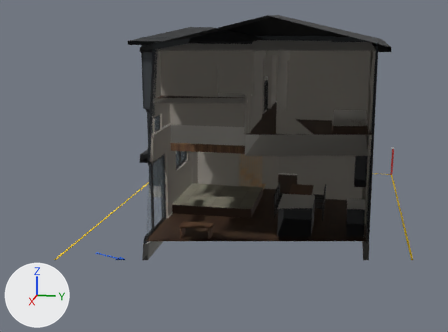
Renders of the glTF model U_22.glb from each side of a commit.
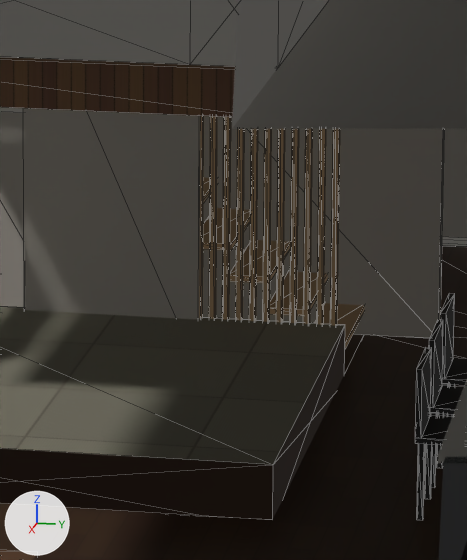
Each version appears first whole from a 50 mm lens placed at (20.2, 3.37, 7.06), pointed at (-0.29, -0.73, 1.94), and next in a close-up on the part from 46% to 63% of the width and 41% to 68% of the height. Lighting does not change. The marker at lower left points along +X, +Y and +Z. The older version's two pictures come first. The close-ups show mesh edges as thin lines. Everything nearer to the camera than a plane just in front of the edit is cut away. Vertices at exactly the same position are counted once.

Names of what the first close-up shows: 'ceiling', 'chair', 'counter', 'floor', 'kitchen', 'riser', 'tatami', 'tread', 'wall', 'woodceil' and 2 more.
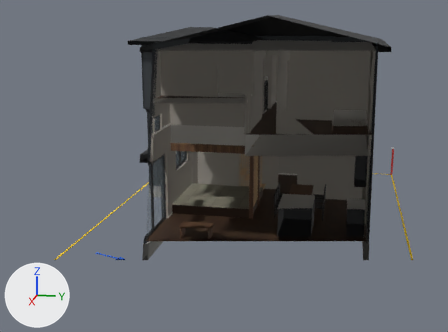
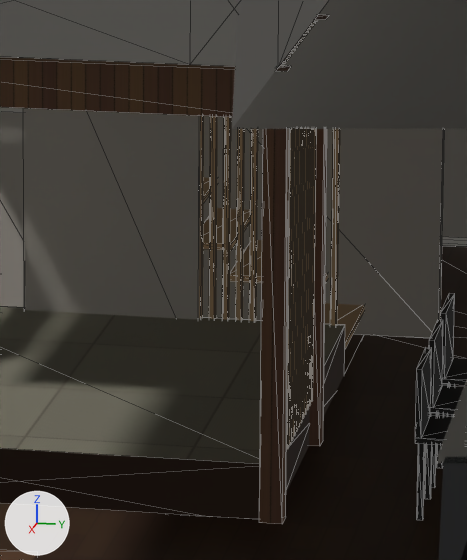
Boxes (x1, y1, x2, y2) around the edits, measured in the close-ups (467 x 560 px):
'woodceil', reshaped
    before: (0, 57, 235, 117)
    after: (0, 15, 329, 524)
'tread', reshaped
    before: (199, 116, 364, 349)
    after: (199, 20, 364, 450)
part 1 of me_woodceil, added
    after: (309, 15, 329, 447)
part 2 of me_woodceil, added (brown)
    after: (259, 66, 291, 524)
part 3 of me_tread, added
    after: (311, 20, 317, 402)
part 4 of me_tread, added
    after: (309, 23, 315, 406)
part 5 of me_tread, added
    after: (307, 25, 312, 410)
part 6 of me_tread, added
    after: (304, 28, 310, 415)
part 7 of me_tread, added
    after: (302, 31, 309, 419)
part 8 of me_tread, added
    after: (300, 34, 307, 423)
part 9 of me_tread, added
    after: (298, 37, 305, 427)
part 10 of me_tread, added
    after: (296, 40, 302, 432)
part 11 of me_tread, added
    after: (293, 43, 300, 436)
part 12 of me_tread, added
    after: (291, 46, 298, 441)
part 13 of me_tread, added
    after: (289, 49, 296, 445)
part 14 of me_tread, added
    after: (287, 52, 293, 450)

What changed in the scene script:
```text
Change me_woodceil:
    used by ob_woodceil; location = (0.0, 0.0, 0.0)
    remove me_woodceil.from_pydata(...)  # 40 vertices, 80 faces; spans x -4.78..1.2, y -2.28..4.09, z 2.74..3.59
    add me_woodceil.from_pydata(...)  # 56 vertices, 104 faces; spans x -4.78..1.2, y -2.28..4.09, z 0.59..3.59
    me_woodceil part 1: a new loose piece, a box spanning x -0.29..-0.17, y 0.4..0.51, z 0.59..2.99, in mat_woodceil (picture img_image_3)
    me_woodceil part 2: a new loose piece, a box spanning x 1.08..1.2, y 0.4..0.51, z 0.59..2.99, in mat_woodceil (picture img_image_3)
Change me_tread:
    used by ob_tread; location = (0.0, 0.0, 0.0)
    remove me_tread.from_pydata(...)  # 208 vertices, 312 faces; spans x -3.4..-1.57, y -2.27..0.46, z 0.59..3.4
    add me_tread.from_pydata(...)  # 336 vertices, 504 faces; spans x -3.4..1.09, y -2.27..0.47, z 0.59..3.4
    me_tread part 3: a new loose piece, a box spanning x -0.147..-0.112, y 0.435..0.475, z 0.86..2.99, in mat_tread (brown #c9a77c)
    me_tread part 4: a new loose piece, a box spanning x -0.068..-0.032, y 0.435..0.475, z 0.86..2.99, in mat_tread (brown #c9a77c)
    me_tread part 5: a new loose piece, a box spanning x 0.013..0.047, y 0.435..0.475, z 0.86..2.99, in mat_tread (brown #c9a77c)
    me_tread part 6: a new loose piece, a box spanning x 0.093..0.127, y 0.435..0.475, z 0.86..2.99, in mat_tread (brown #c9a77c)
    me_tread part 7: a new loose piece, a box spanning x 0.172..0.207, y 0.435..0.475, z 0.86..2.99, in mat_tread (brown #c9a77c)
    me_tread part 8: a new loose piece, a box spanning x 0.252..0.287, y 0.435..0.475, z 0.86..2.99, in mat_tread (brown #c9a77c)
    me_tread part 9: a new loose piece, a box spanning x 0.333..0.368, y 0.435..0.475, z 0.86..2.99, in mat_tread (brown #c9a77c)
    me_tread part 10: a new loose piece, a box spanning x 0.412..0.447, y 0.435..0.475, z 0.86..2.99, in mat_tread (brown #c9a77c)
    me_tread part 11: a new loose piece, a box spanning x 0.493..0.527, y 0.435..0.475, z 0.86..2.99, in mat_tread (brown #c9a77c)
    me_tread part 12: a new loose piece, a box spanning x 0.572..0.608, y 0.435..0.475, z 0.86..2.99, in mat_tread (brown #c9a77c)
    me_tread part 13: a new loose piece, a box spanning x 0.652..0.688, y 0.435..0.475, z 0.86..2.99, in mat_tread (brown #c9a77c)
    me_tread part 14: a new loose piece, a box spanning x 0.733..0.767, y 0.435..0.475, z 0.86..2.99, in mat_tread (brown #c9a77c)
    other edits to the shape of me_tread do not show in these pictures
```
